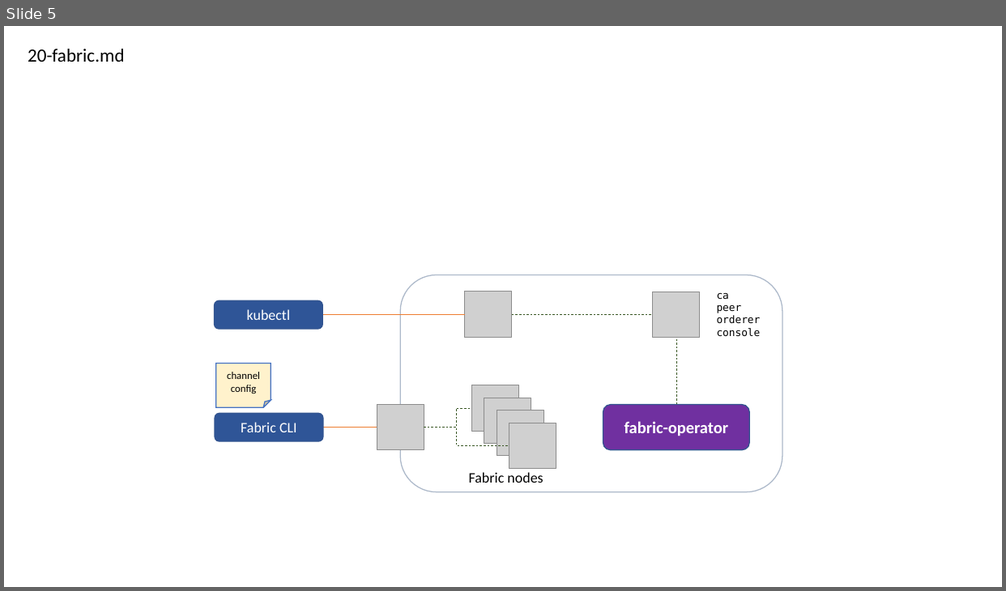
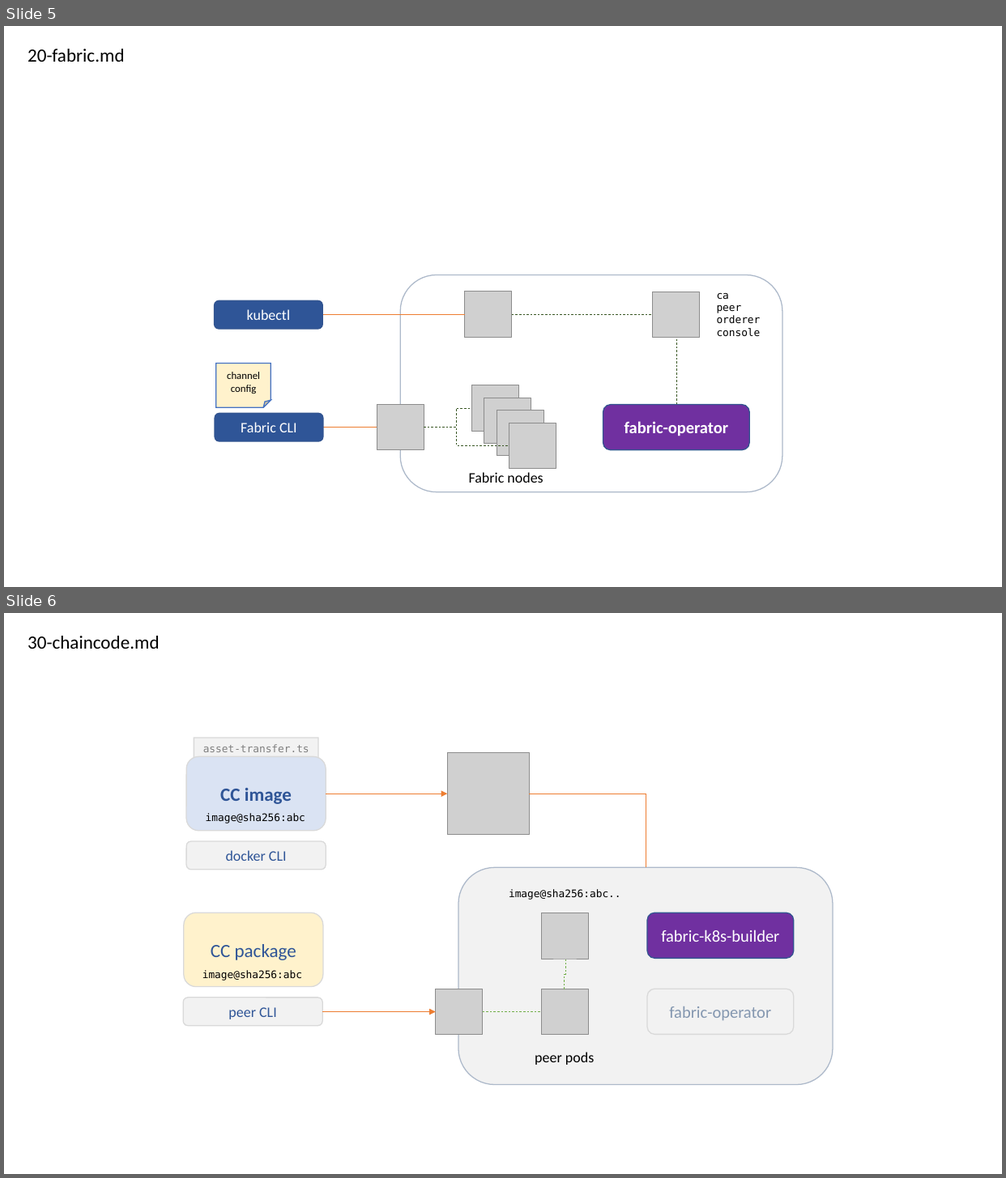
Before and after one commit to hyperledgendary/full-stack-asset-transfer-guide, a slide deck: docs/images/CloudReady.pptx. Shown one above the other, each under a label of ours: slide 5 before the commit, slides 5 and 6 after it. The pictures are 1006x591 and 1006x1178 pixels, drawn with LibreOffice and Linux fonts; fonts in the diff are those of the drawing; grey boxes stand for pictures. Boxes give left, top, right and bottom in pixels: in the first picture for what was removed or moved away, otherwise in the second. Text is boxed around its words. In the diff, an @@ line names an element or a change of style, - is before the commit and + after.

Commit message:
Add an image and guide for CC

```diff
--- a/docs/images/CloudReady.pptx
+++ b/docs/images/CloudReady.pptx
@@ slide 6 added at [4, 613, 1002, 1174], background #FFFFFF @@
@@ text added at [27, 636, 160, 649], 18 pt, text #000000 @@
+30-chaincode.md
@@ rounded rectangle added at [187, 756, 326, 831], fill #DAE3F3, outline #D9D9D9 1 pt, 18 pt, text #2F5597, bold @@
+CC image
@@ folded corner added at [194, 738, 318, 765], fill #F2F2F2, outline #D9D9D9 1 pt, 10 pt, text #808080 @@
+asset-transfer.ts
@@ picture added at [447, 753, 529, 835] @@
@@ elbow arrow added from (326, 794) to (447, 794), #ED7D31 0.5 pt @@
@@ elbow line added from (530, 794) to (646, 867), #ED7D31 0.5 pt @@
@@ text added at [206, 813, 305, 824], 10 pt, text #000000 @@
+image@sha256:abc
@@ rounded rectangle added at [187, 841, 326, 870], fill #F2F2F2, outline #D9D9D9 1 pt, 14 pt, text #2F5597 @@
+docker CLI
@@ rounded rectangle added at [458, 867, 833, 1084], fill #F2F2F2, outline #ADB9CA 1 pt @@
@@ text added at [509, 889, 621, 900], 10 pt, text #000000 @@
+image@sha256:abc..
@@ rounded rectangle added at [184, 914, 323, 987], fill #FFF2CC, outline #D9D9D9 1 pt, 18 pt, text #2F5597 @@
+CC package
@@ picture added at [542, 914, 589, 959] @@
@@ rounded rectangle added at [647, 914, 794, 959], fill #7030A0, outline #325491 1 pt, 16 pt, text #FFFFFF @@
+fabric-k8s-builder
@@ text added at [202, 970, 302, 981], 10 pt, text #000000 @@
+image@sha256:abc
@@ elbow line added from (565, 990) to (565, 960), #70AD47 0.5 pt dashed @@
@@ rounded rectangle added at [183, 998, 322, 1026], fill #F2F2F2, outline #D9D9D9 1 pt, 14 pt, text #2F5597 @@
+peer CLI
@@ picture added at [436, 990, 484, 1035] @@
@@ picture added at [542, 990, 589, 1035] @@
@@ rounded rectangle added at [647, 989, 794, 1034], fill #F2F2F2, outline #D9D9D9 1 pt, 16 pt, text #8497B0 @@
+fabric-operator
@@ elbow arrow added from (323, 1012) to (436, 1012), #ED7D31 0.5 pt @@
@@ elbow line added from (483, 1012) to (542, 1012), #70AD47 0.5 pt dashed @@
@@ text added at [535, 1052, 594, 1065], 14 pt, text #000000 @@
+peer pods
```
Also in this commit, not shown: 4 other files.
